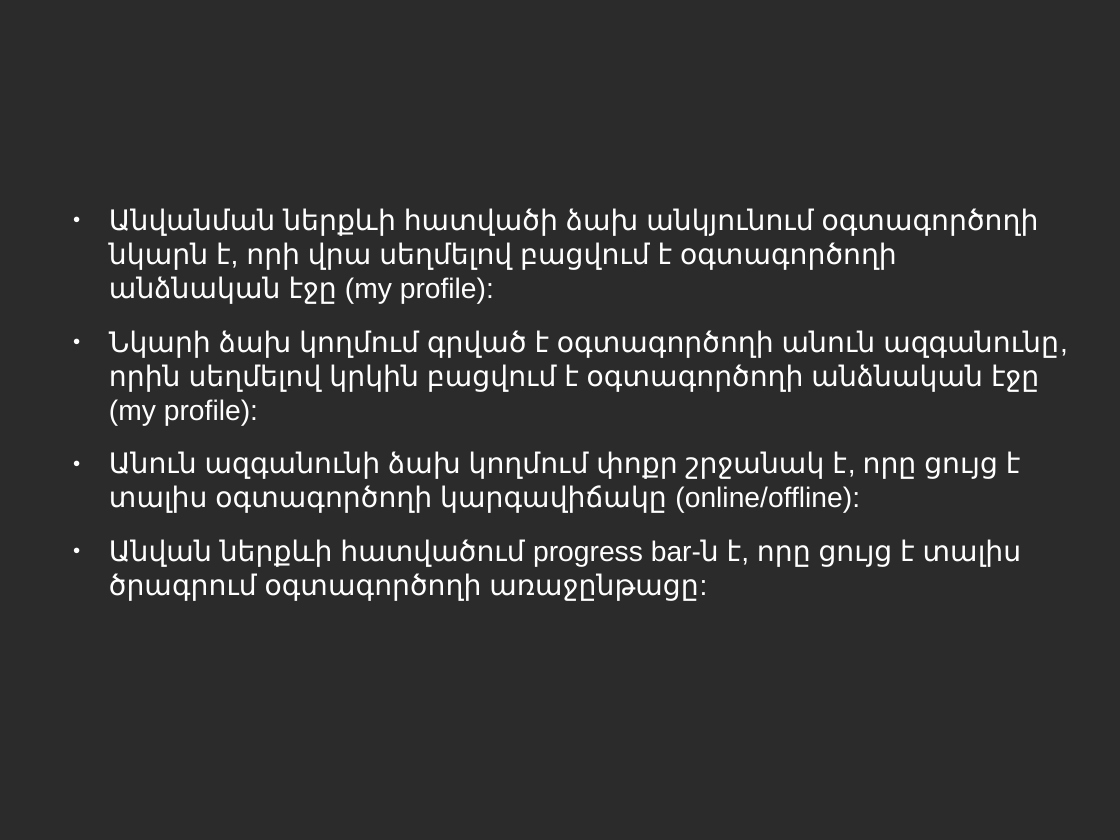
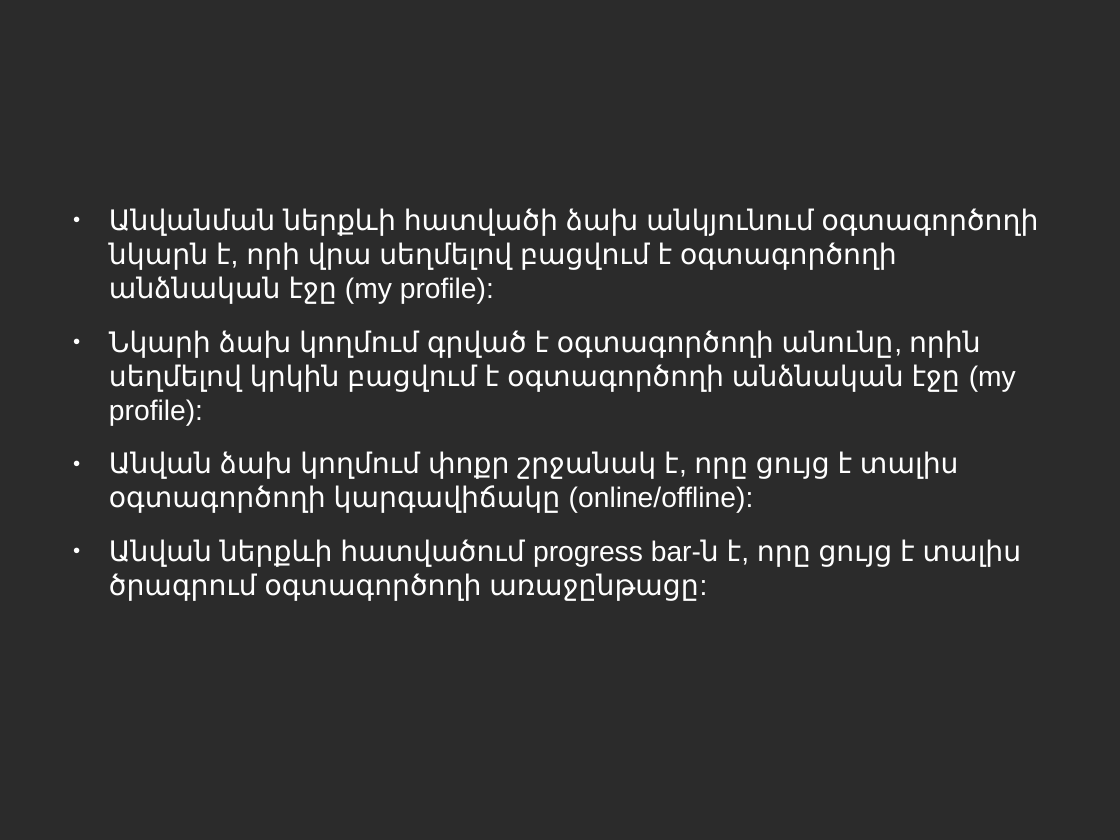
Before and after one commit to vanit-basic/instant_messenger, a slide deck: slide 12 of Documentation/Documentation.odp. Drawn at 1120x840 pixels with LibreOffice and Linux fonts; fonts in the diff are those of the drawing; background and template pictures are left out; a plain dark background stands for a picture behind light text. Boxes give left, top, right and bottom in pixels: in the first picture for what was removed or moved away, otherwise in the second. Text is boxed around its words. In the diff, an @@ line names an element or a change of style, - is before the commit and + after.

```diff
--- a/Documentation/Documentation.odp
+++ b/Documentation/Documentation.odp
@@ text at (109, 330, 1016, 513): text changed @@
-● Նկարի ձախ կողմում գրված է օգտագործողի անուն ազգանունը, որին սեղմելով կրկին բացվում է օգտագործողի անձնական էջը (my profile):
-● Անուն ազգանունի ձախ կողմում փոքր շրջանակ է, որը ցույց է տալիս օգտագործողի կարգավիճակը (online/offline):
+● Նկարի ձախ կողմում գրված է օգտագործողի անունը, որին սեղմելով կրկին բացվում է օգտագործողի անձնական էջը (my profile):
+● Անվան ձախ կողմում փոքր շրջանակ է, որը ցույց է տալիս օգտագործողի կարգավիճակը (online/offline):
```
Also in this commit, not shown: 20 other slides changed.
